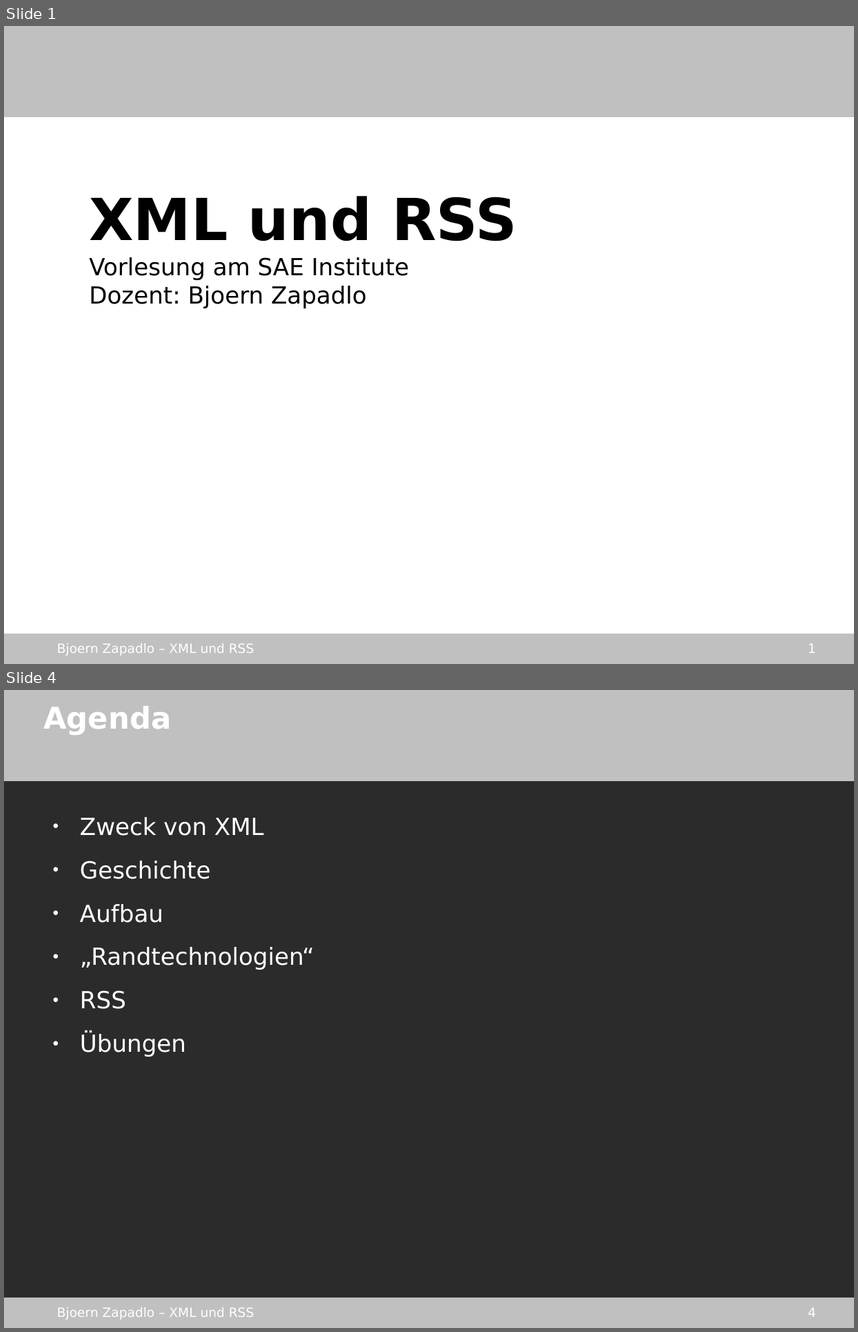
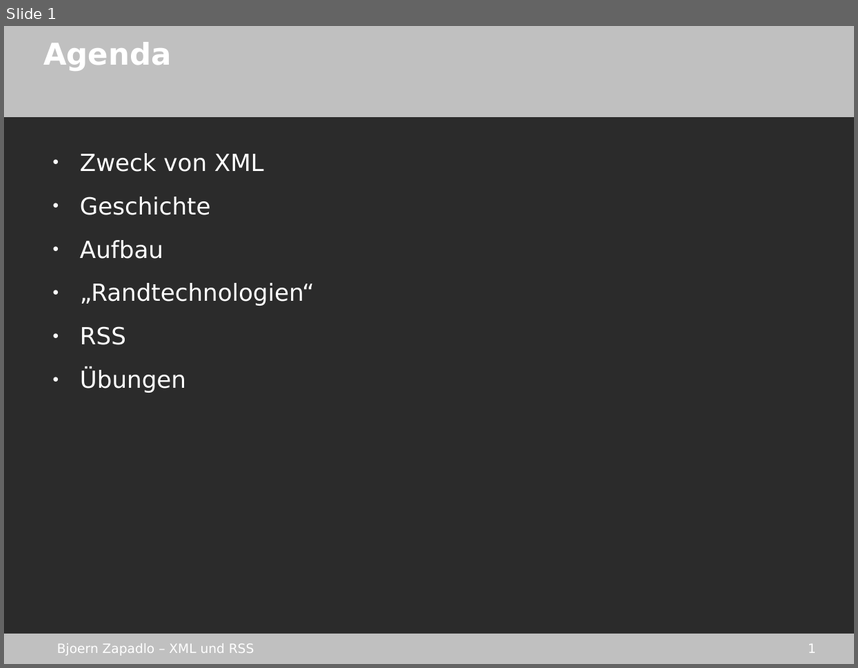
Before and after one commit to gmb2012/sae-xml_rss, a slide deck: stuff/xml_rss.odp. Shown one above the other, each under a label of ours: slides 1 and 4 before the commit, slide 1 after it; the slides between them are not shown. The pictures are 858x1332 and 858x668 pixels, drawn with LibreOffice and Linux fonts; fonts in the diff are those of the drawing; background and template pictures are left out; a plain dark background stands for a picture behind light text. Boxes give left, top, right and bottom in pixels: in the first picture for what was removed or moved away, otherwise in the second. Text is boxed around its words. In the diff, an @@ line names an element or a change of style, - is before the commit and + after.

```diff
--- a/stuff/xml_rss.odp
+++ b/stuff/xml_rss.odp
@@ slide 1 removed at (4, 26, 854, 664), background picture (left out); not listed: 4 template elements that a slide beside it also shows @@
@@ text removed at (89, 196, 517, 308) @@
-XML und RSS
-Vorlesung am SAE Institute
-Dozent: Bjoern Zapadlo
@@ what was slide 4 is now slide 1 @@
@@ page number at (808, 644, 816, 653): text changed @@
-4
+1
```
Also in this commit, not shown: 1 slide added, 3 other slides removed, 1 other file.
